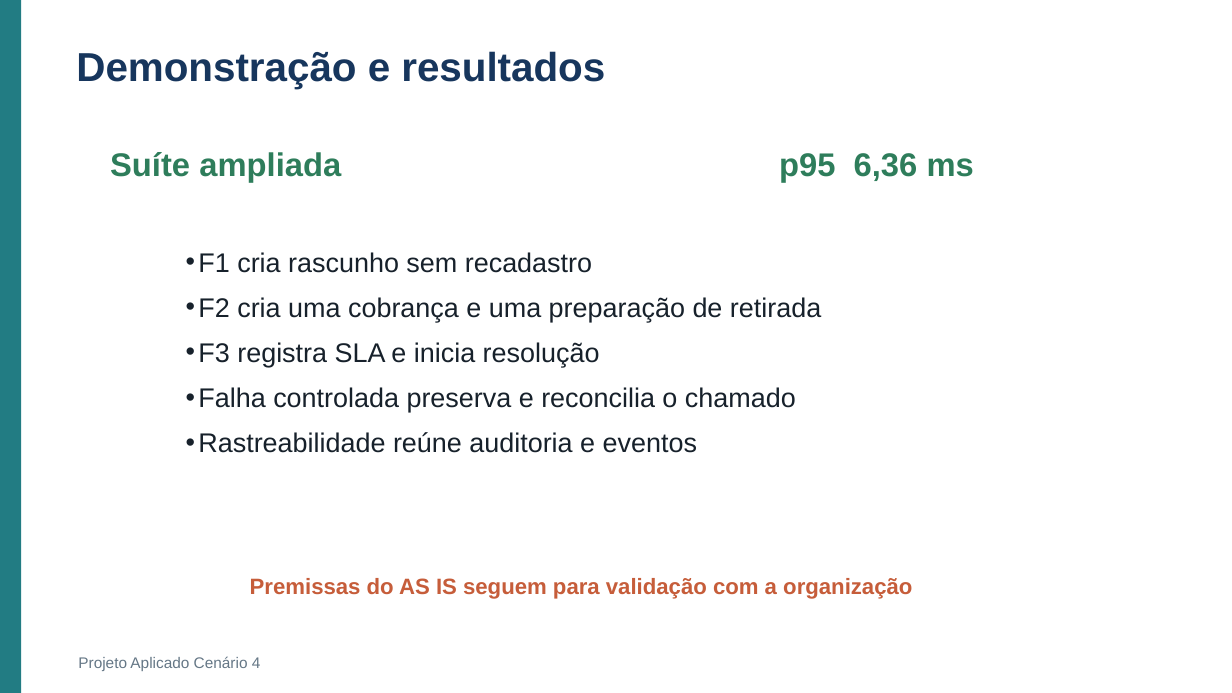
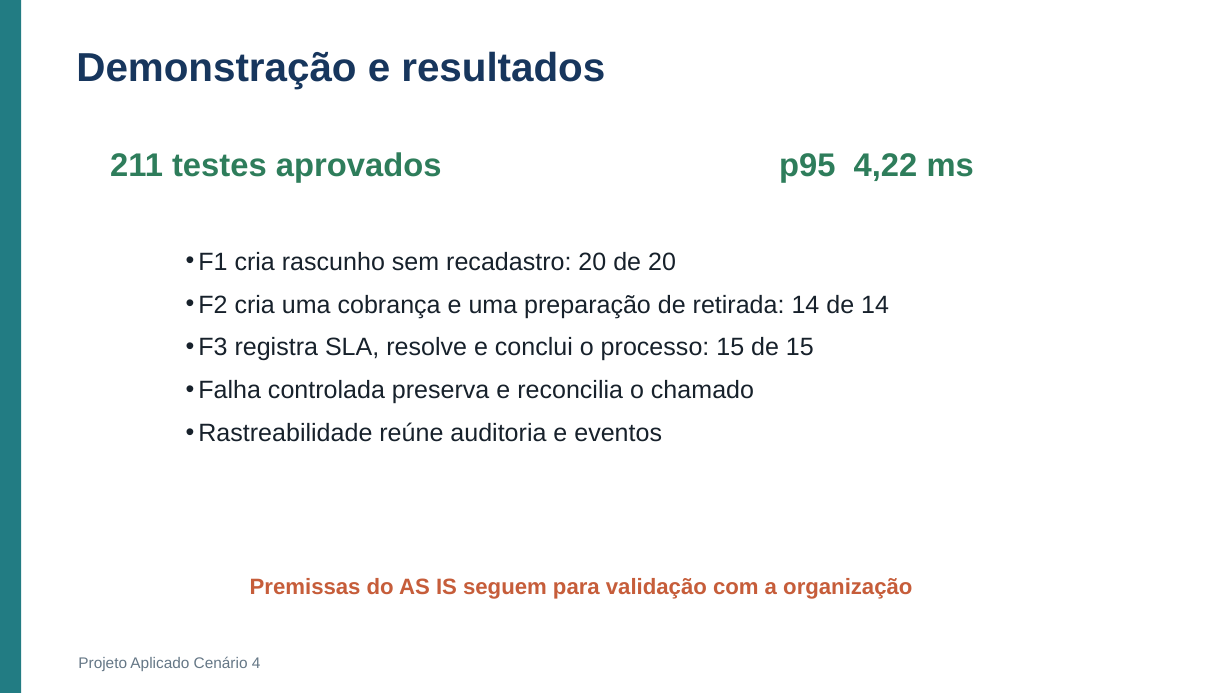
Before and after one commit to Roger-Quinelato/projetoAplicado7, a slide deck: slide 17 of output/Apresentacao_Cenario_4.pptx (slide 14 before the commit). Drawn at 1232x693 pixels with LibreOffice and Linux fonts; fonts in the diff are those of the drawing. Boxes give left, top, right and bottom in pixels: in the first picture for what was removed or moved away, otherwise in the second. Text is boxed around its words. In the diff, an @@ line names an element or a change of style, - is before the commit and + after.

```diff
--- a/output/Apresentacao_Cenario_4.pptx
+++ b/output/Apresentacao_Cenario_4.pptx
@@ text at (x1=110, y1=152, x2=442, y2=183): text changed @@
-Suíte ampliada
+211 testes aprovados
@@ text at (x1=779, y1=153, x2=974, y2=183): text changed @@
-p95 6,36 ms
+p95 4,22 ms
@@ text at (x1=198, y1=252, x2=889, y2=361): text changed; size 21 to 19.5 pt @@
-• F1 cria rascunho sem recadastro
-• F2 cria uma cobrança e uma preparação de retirada
-• F3 registra SLA e inicia resolução
+• F1 cria rascunho sem recadastro: 20 de 20
+• F2 cria uma cobrança e uma preparação de retirada: 14 de 14
+• F3 registra SLA, resolve e conclui o processo: 15 de 15
@@ text at (x1=198, y1=380, x2=754, y2=442): size 21 to 19.5 pt in "Falha controlada preserva e reconcilia o chamado", "Rastreabilidade reúne auditoria e eventos" @@
```
Also in this commit, not shown: 6 other slides changed, 5 slides added, 2 slides removed, 1 other file.
